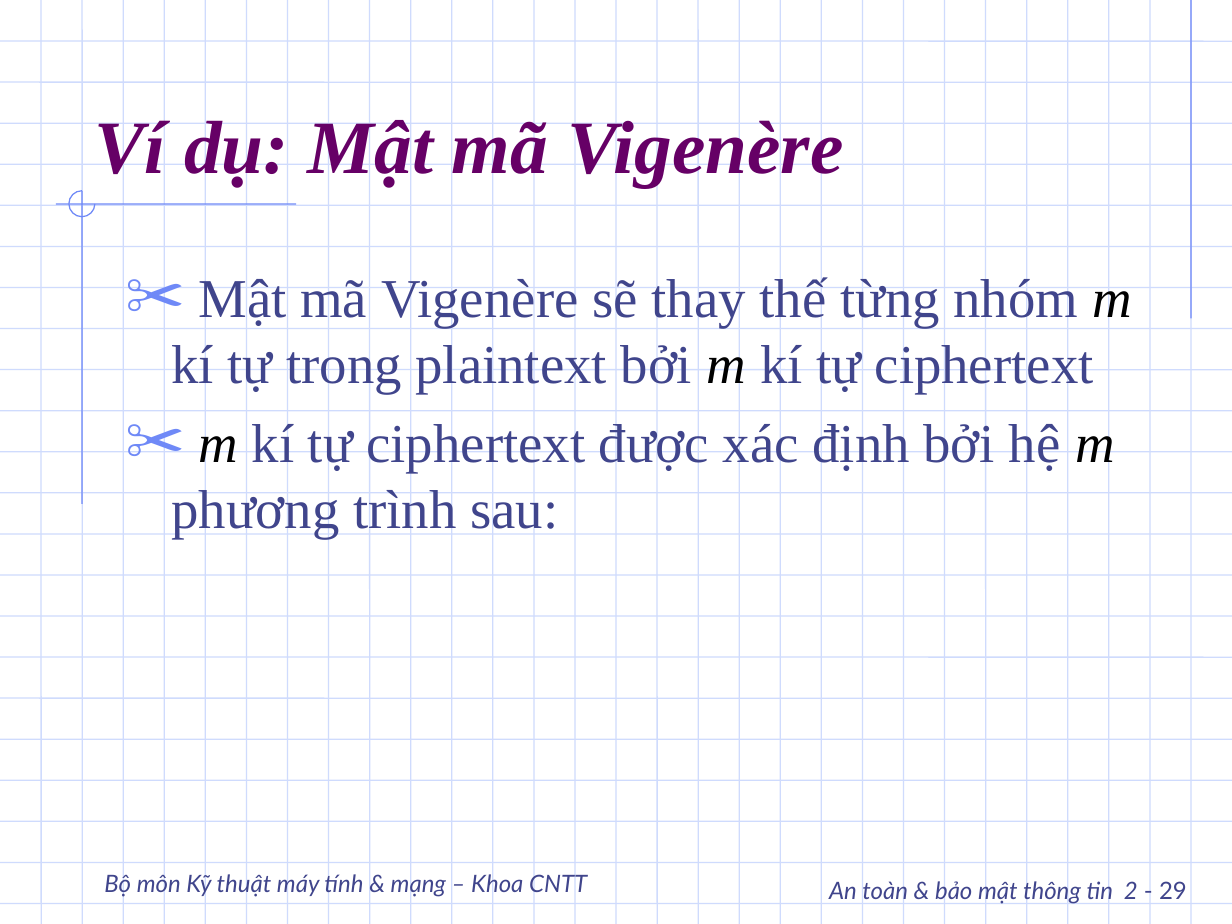
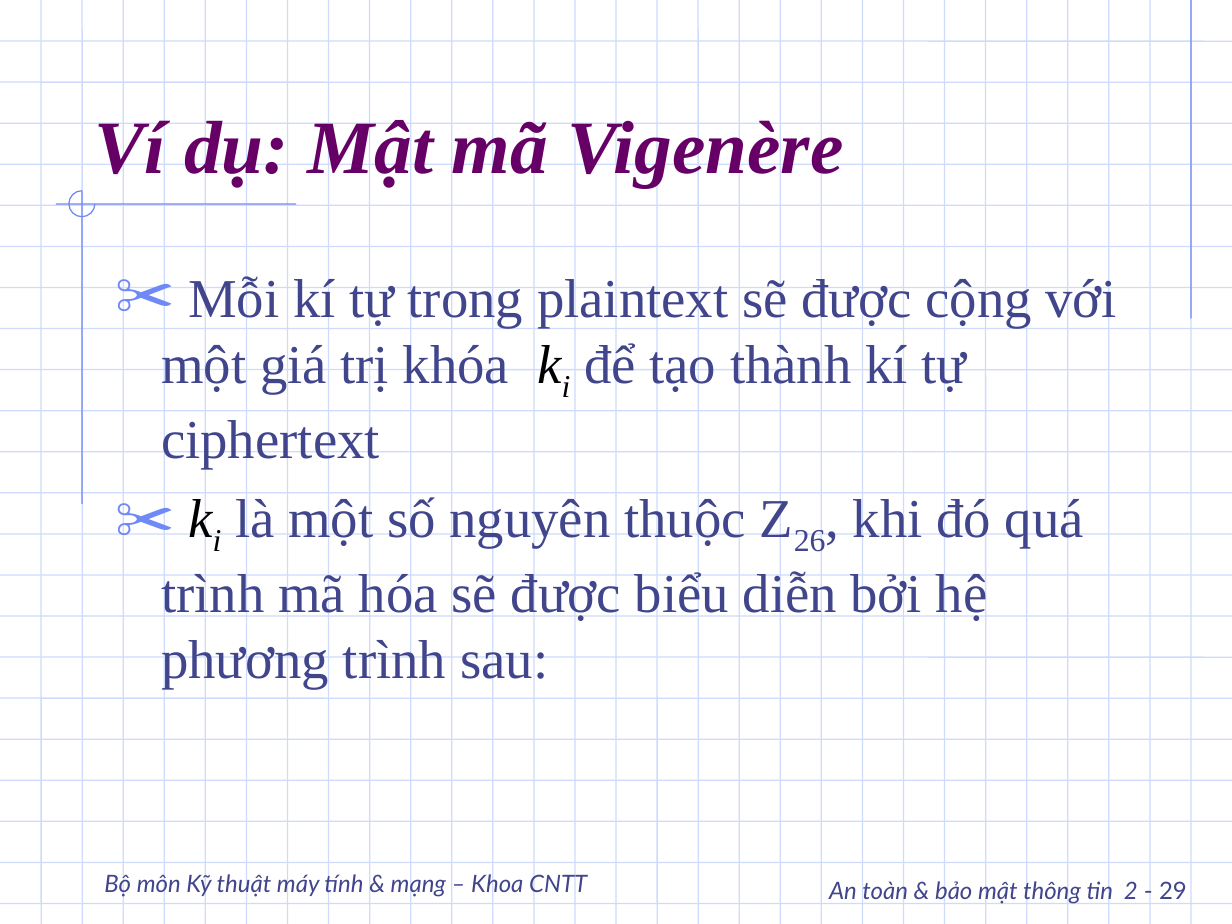
Before and after one commit to DangHieu19022004/ATTT, a slide deck: slide 29 of slide/Phan02_2.ppt. Drawn at 1232x924 pixels with LibreOffice and Linux fonts; fonts in the diff are those of the drawing; background and template pictures are left out. Boxes give left, top, right and bottom in pixels: in the first picture for what was removed or moved away, otherwise in the second. Text is boxed around its words. In the diff, an @@ line names an element or a change of style, - is before the commit and + after.

```diff
--- a/slide/Phan02_2.ppt
+++ b/slide/Phan02_2.ppt
@@ text at (161,275,1116,688): text changed @@
-✂ Mật mã Vigenère sẽ thay thế từng nhóm m kí tự trong plaintext bởi m kí tự ciphertext
-✂ m kí tự ciphertext được xác định bởi hệ m phương trình sau:
+✂ Mỗi kí tự trong plaintext sẽ được cộng với một giá trị khóa ki để tạo thành kí tự ciphertext
+✂ ki là một số nguyên thuộc Z26, khi đó quá trình mã hóa sẽ được biểu diễn bởi hệ phương trình sau:
```
Also in this commit, not shown: 11 other slides changed, 4 slides added, 40 other files.
